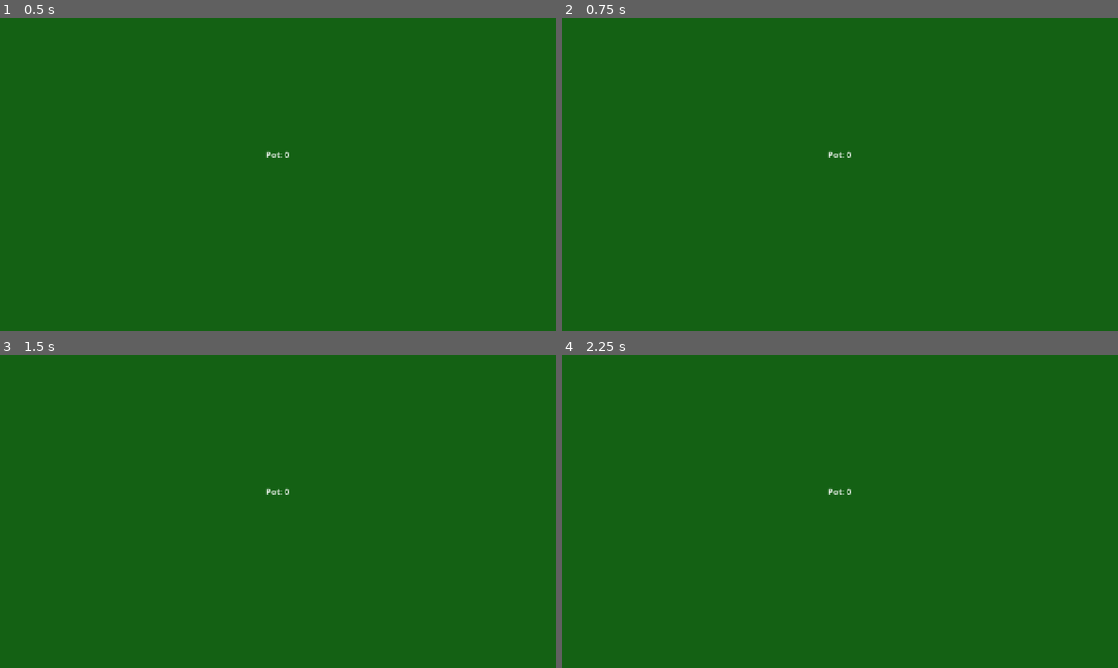
Above: before the commit, frames 1-4 (two rows, left to right).
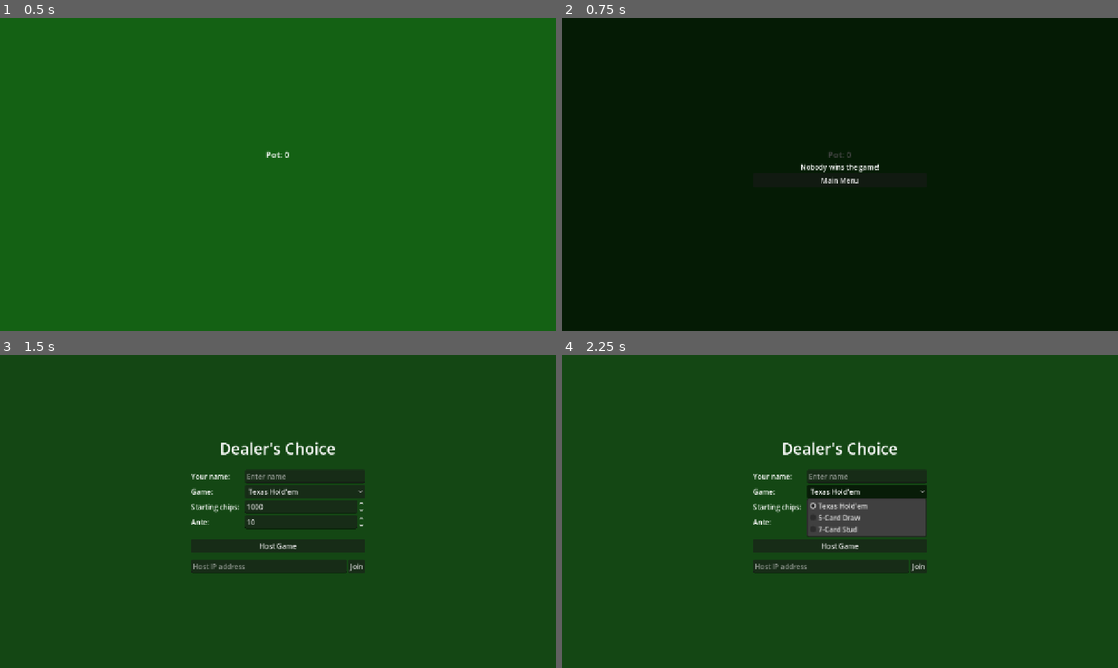
Above: after the commit, the same moments.

Repository: andy5995/dealers_choice
Game: Godot game, scene res://scenes/game_table.tscn
Same seed, same stepped clock (60 frames per second), same inputs: the game is played once before the commit and once after it. This scene is started directly instead of the project's main scene.
Inputs (mouse positions are in pixels of both pictures, inside the frame that each line leads up to):
- Up to frame 1 (0.5 s): no input
- Up to frame 2 (0.75 s): tap Enter at 0.5 s; move the mouse to (962, 158) at 0.52 s; click (962, 158) at 0.67 s
- Up to frame 3 (1.5 s): click (278, 517) at 1.25 s, where only the run after the commit has a clickable "Main Menu"
- Up to frame 4 (2.25 s): click (867, 492) at 2 s, where only the run after the commit has a clickable "Texas Hold'em"

Frame 1 is identical in both runs. In frame 2, 100% of the frame differs, in the area x 0-100%, y 0-100%; in frame 3, 100%; in frame 4, 100%.
Error before the commit: Parse Error: Identifier "PS_ACTIVE" not declared in the current scope. (res://games/five_card_draw.gd:45)
Error after the commit: Modulo by zero error in operator '%'. (res://games/base_game.gd:323)

Commit message:
Fix Array[int] type mismatch and remaining class_name parse errors
- Change _peer_order from Array[int] to Array in game_table.gd so
  Dictionary.keys() (untyped Array) can be assigned to it
- Rewrite base_game.gd to eliminate all class_name dependencies:
  preload constants for Deck/PlayerState/HandEvaluator, PS_* int
  constants for Status enum, untyped vars throughout

Co-Authored-By: Claude Sonnet 4.6 <noreply@anthropic.com>

Diff:
--- a/games/base_game.gd
+++ b/games/base_game.gd
@@ -1,42 +1,42 @@
 class_name BaseGame
 extends Node
 ## Server-side game controller. Never instantiated on clients.
-## Subclasses implement _start_hand_impl() and _advance_phase().
-##
-## Multiplayer flow:
-##   server → all clients : receive_public_state (call_local)
-##   server → one client  : receive_private_state (rpc_id)
-##   server → one client  : receive_your_turn (rpc_id)
-##   client → server      : submit_action / submit_discards
-
-# Reference to GameTable node (which owns the RPC methods).
-# Left untyped so duck-typed RPC calls (_table.receive_public_state.rpc etc.)
-# don't require GameTable to be in scope at compile time.
-var _table
-
-var _deck: Deck
-var _players: Array[PlayerState] = []
+## All class-name types resolved via preload to avoid editor cache dependency.
+
+const _Deck        := preload("res://core/deck.gd")
+const _PlayerState := preload("res://core/player_state.gd")
+const _HandEval    := preload("res://core/hand_evaluator.gd")
+
+## PlayerState.Status enum mirrors — avoids needing PlayerState in the registry.
+const PS_ACTIVE      := 0
+const PS_FOLDED      := 1
+const PS_ALL_IN      := 2
+const PS_SITTING_OUT := 3
+
+var _table                   # GameTable ref — untyped for duck-typed RPC calls
+var _deck                    # Deck instance
+var _players: Array  = []    # Array of PlayerState
 var _dealer_index: int = 0
 var _current_actor: int = -1
 var _pot: int = 0
 var _last_action_text: String = ""
 
-# Betting round state
+## Betting-round state
 var _current_bet: int = 0
 var _min_bet: int = 20
 var _round_bets: Array[int] = []
-var _has_acted: Array[bool] = []
+var _has_acted: Array[bool]  = []
 
 enum Phase { WAITING, ANTE, DEALING, BETTING, DRAW, SHOWDOWN, HAND_END }
 var _phase: Phase = Phase.WAITING
 
-func _init(table_node: Node) -> void:
+func _init(table_node) -> void:
 	_table = table_node
-	_deck = Deck.new()
+	_deck  = _Deck.new()
 
 # ── Public API ────────────────────────────────────────────────────────────────
 
-func begin_game(player_list: Array[PlayerState]) -> void:
+func begin_game(player_list: Array) -> void:
 	_players = player_list
 	_dealer_index = 0
 	await get_tree().create_timer(0.5).timeout
@@ -71,7 +71,7 @@
 		p.total_pot_contrib += actual
 		_pot += actual
 		if p.chips == 0:
-			p.status = PlayerState.Status.ALL_IN
+			p.status = PS_ALL_IN
 	_phase = Phase.DEALING
 	_start_hand_impl()
 
@@ -96,16 +96,16 @@
 	_find_next_actor()
 
 func _execute_action(seat: int, action: String, amount: int) -> void:
-	var p := _players[seat]
+	var p = _players[seat]
 	match action:
 		"fold":
-			p.status = PlayerState.Status.FOLDED
+			p.status = PS_FOLDED
 			_last_action_text = "%s folds" % p.display_name
 			_has_acted[seat] = true
 
 		"check":
 			if _round_bets[seat] < _current_bet:
-				return  # invalid
+				return
 			_last_action_text = "%s checks" % p.display_name
 			_has_acted[seat] = true
 
@@ -116,14 +116,14 @@
 			_round_bets[seat] += to_call
 			_pot += to_call
 			if p.chips == 0:
-				p.status = PlayerState.Status.ALL_IN
+				p.status = PS_ALL_IN
 			_last_action_text = "%s calls %d" % [p.display_name, to_call]
 			_has_acted[seat] = true
 
 		"bet", "raise":
 			var new_total := mini(amount, p.chips + _round_bets[seat])
 			if new_total <= _current_bet:
-				return  # invalid raise
+				return
 			var additional := new_total - _round_bets[seat]
 			p.chips -= additional
 			p.total_pot_contrib += additional
@@ -133,10 +133,9 @@
 				_min_bet = maxi(new_total - _current_bet, GameManager.min_bet)
 			_current_bet = new_total
 			if p.chips == 0:
-				p.status = PlayerState.Status.ALL_IN
-			# Reset everyone else — they must act again after a raise
+				p.status = PS_ALL_IN
 			for i in range(_players.size()):
-				if i != seat and _players[i].status == PlayerState.Status.ACTIVE:
+				if i != seat and _players[i].status == PS_ACTIVE:
 					_has_acted[i] = false
 			_last_action_text = "%s %ss to %d" % [
 				p.display_name,
@@ -152,39 +151,34 @@
 	if _count_non_folded() <= 1:
 		_award_last_standing()
 		return
-
 	if _is_betting_complete():
 		_end_betting_round()
 		return
-
 	var n := _players.size()
 	for i in range(n):
-		var seat := (_current_actor + i) % n
-		var p := _players[seat]
-		if p.status == PlayerState.Status.ACTIVE and not _has_acted[seat]:
-			_current_actor = seat
+		var s := (_current_actor + i) % n
+		var p = _players[s]
+		if p.status == PS_ACTIVE and not _has_acted[s]:
+			_current_actor = s
 			_broadcast_state()
-			_notify_actor(seat)
+			_notify_actor(s)
 			return
-
 	_end_betting_round()
 
 func _is_betting_complete() -> bool:
 	for i in range(_players.size()):
-		if _players[i].status == PlayerState.Status.ACTIVE:
+		if _players[i].status == PS_ACTIVE:
 			if not _has_acted[i]:
 				return false
 	return true
 
 func _end_betting_round() -> void:
-	# Merge round bets into pot tracking (already added above), reset per-round state
 	for i in range(_players.size()):
 		_players[i].current_bet = 0
 		_round_bets[i] = 0
 	_current_bet = 0
 	_current_actor = -1
 	_broadcast_state()
-
 	if _count_non_folded() <= 1:
 		_award_last_standing()
 		return
@@ -194,7 +188,7 @@
 
 func _award_last_standing() -> void:
 	for p in _players:
-		if p.status != PlayerState.Status.FOLDED:
+		if p.status != PS_FOLDED:
 			p.chips += _pot
 			_last_action_text = "%s wins %d" % [p.display_name, _pot]
 			_pot = 0
@@ -203,32 +197,29 @@
 
 func _do_showdown() -> void:
 	_phase = Phase.SHOWDOWN
-	# Reveal all non-folded hands
-	for p in _players:
-		if p.status != PlayerState.Status.FOLDED:
+	for p in _players:
+		if p.status != PS_FOLDED:
 			p.face_up_cards = p.hand.duplicate()
 
-	# Evaluate and find winner(s)
 	var contenders: Array[int] = []
 	for i in range(_players.size()):
-		if _players[i].status != PlayerState.Status.FOLDED:
+		if _players[i].status != PS_FOLDED:
 			contenders.append(i)
 
 	var best_value: Array = []
 	var winners: Array[int] = []
-	var hand_values: Dictionary = {}  # seat -> hand value
+	var hand_values: Dictionary = {}
 
 	for seat in contenders:
-		var value := HandEvaluator.best_from_n(_players[seat].hand)
+		var value: Array = _HandEval.best_from_n(_players[seat].hand)
 		hand_values[seat] = value
-		var cmp := 0 if best_value.is_empty() else HandEvaluator.compare(value, best_value)
+		var cmp: int = 0 if best_value.is_empty() else _HandEval.compare(value, best_value)
 		if best_value.is_empty() or cmp > 0:
 			best_value = value
 			winners = [seat]
 		elif cmp == 0:
 			winners.append(seat)
 
-	# Award pot (split on tie)
 	var share := _pot / winners.size()
 	var remainder := _pot % winners.size()
 	for seat in winners:
@@ -237,18 +228,17 @@
 		_players[winners[0]].chips += remainder
 	_pot = 0
 
-	# Build reveal data for game-over RPC
 	var reveal: Dictionary = {}
 	for seat in contenders:
 		reveal[_players[seat].peer_id] = {
 			"hand":      _players[seat].hand,
-			"hand_name": HandEvaluator.hand_name(hand_values[seat]),
+			"hand_name": _HandEval.hand_name(hand_values[seat]),
 			"is_winner": winners.has(seat),
 		}
 
 	_last_action_text = "%s wins with %s!" % [
 		_players[winners[0]].display_name,
-		HandEvaluator.hand_name(best_value)
+		_HandEval.hand_name(best_value)
 	]
 	_broadcast_state()
 	_table.receive_game_over.rpc(reveal)
@@ -257,15 +247,14 @@
 	_phase = Phase.HAND_END
 	_broadcast_state()
 
-	# Remove players with no chips
-	var still_playing: Array[PlayerState] = []
+	var still_playing: Array = []
 	for p in _players:
 		if p.chips > 0:
 			still_playing.append(p)
 	_players = still_playing
 
 	if _players.size() < 2:
-		var winner_name := _players[0].display_name if _players.size() == 1 else "Nobody"
+		var winner_name: String = _players[0].display_name if _players.size() == 1 else "Nobody"
 		_table.receive_game_over.rpc({"final": true, "winner_name": winner_name})
 		return
 
@@ -276,27 +265,27 @@
 # ── Broadcasting ──────────────────────────────────────────────────────────────
 
 func _broadcast_state() -> void:
-	var public_state := _build_public_state()
+	var public_state = _build_public_state()
 	_table.receive_public_state.rpc(public_state)
 
 	var my_id := multiplayer.get_unique_id()
 	for p in _players:
-		var priv := p.to_private_dict()
+		var priv = p.to_private_dict()
 		if p.peer_id == my_id:
 			_table._apply_private_state(p.peer_id, priv)
 		else:
 			_table.receive_private_state.rpc_id(p.peer_id, priv)
 
 func _notify_actor(seat: int) -> void:
-	var p := _players[seat]
-	var actions := _valid_actions_for(p, seat)
+	var p = _players[seat]
+	var actions = _valid_actions_for(p, seat)
 	var my_id := multiplayer.get_unique_id()
 	if p.peer_id == my_id:
 		_table._show_betting_controls(actions, _current_bet, _min_bet, p.chips)
 	else:
 		_table.receive_your_turn.rpc_id(p.peer_id, actions, _current_bet, _min_bet, p.chips)
 
-func _valid_actions_for(p: PlayerState, seat: int) -> Array:
+func _valid_actions_for(p, seat: int) -> Array:
 	var actions: Array = ["fold"]
 	var owed := _current_bet - _round_bets[seat]
 	if owed == 0:
@@ -310,22 +299,21 @@
 func _build_public_state() -> Dictionary:
 	var player_dicts: Array = []
 	for i in range(_players.size()):
-		var d := _players[i].to_public_dict()
-		d["round_bet"] = _round_bets[i] if _round_bets.size() > i else 0
-		d["is_dealer"] = (i == _dealer_index)
+		var d = _players[i].to_public_dict()
+		d["round_bet"]  = _round_bets[i] if _round_bets.size() > i else 0
+		d["is_dealer"]  = (i == _dealer_index)
 		player_dicts.append(d)
 	return {
-		"phase":            int(_phase),
-		"pot":              _pot,
-		"current_bet":      _current_bet,
-		"dealer_index":     _dealer_index,
-		"actor_index":      _current_actor,
-		"community_cards":  _get_community_cards(),
-		"last_action":      _last_action_text,
-		"players":          player_dicts,
+		"phase":           int(_phase),
+		"pot":             _pot,
+		"current_bet":     _current_bet,
+		"dealer_index":    _dealer_index,
+		"actor_index":     _current_actor,
+		"community_cards": _get_community_cards(),
+		"last_action":     _last_action_text,
+		"players":         player_dicts,
 	}
 
-## Overridden by TexasHoldem.
 func _get_community_cards() -> Array:
 	return []
 
@@ -337,7 +325,7 @@
 func _count_non_folded() -> int:
 	var c := 0
 	for p in _players:
-		if p.status != PlayerState.Status.FOLDED:
+		if p.status != PS_FOLDED:
 			c += 1
 	return c
 
--- a/scenes/game_table.gd
+++ b/scenes/game_table.gd
@@ -29,7 +29,7 @@
 var _game          = null   # BaseGame subclass, server only
 var _seat_nodes: Array = [] # PlayerSeat nodes
 var _betting_ctrl  = null   # BettingControls node
-var _peer_order: Array[int] = []
+var _peer_order: Array = []
 var _my_peer_id: int = 0
 
 @onready var _pot_label:       Label         = $UI/PotLabel
